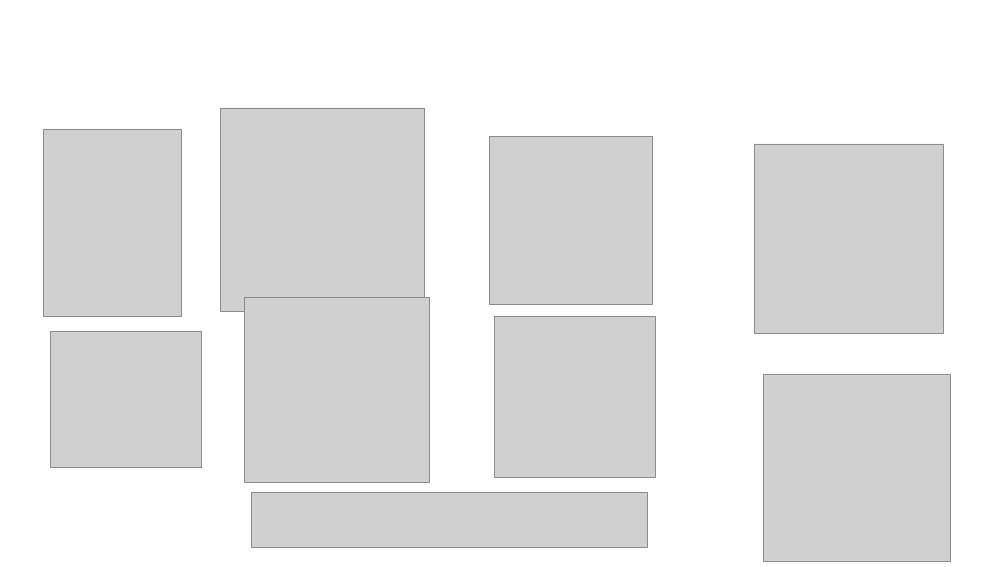
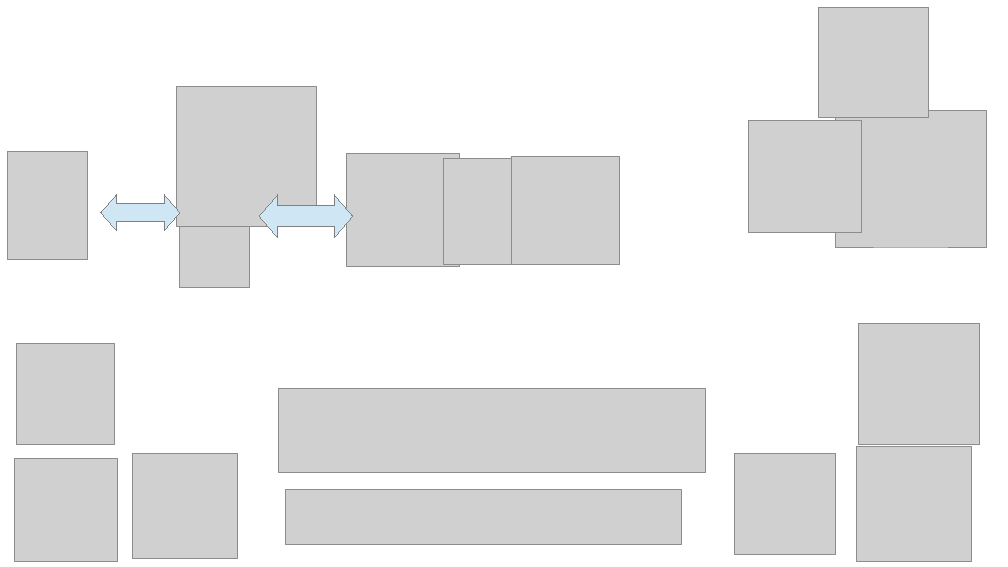
Before and after one commit to bartoszmaleta/matrixQuestStore_backend, a slide deck: slide 2 of presentationQuestStoreDatabase.odp. Drawn at 1008x567 pixels with LibreOffice and Linux fonts; fonts in the diff are those of the drawing; grey boxes stand for pictures; background and template pictures are left out. Boxes give left, top, right and bottom in pixels: in the first picture for what was removed or moved away, otherwise in the second. Text is boxed around its words. In the diff, an @@ line names an element or a change of style, - is before the commit and + after.

```diff
--- a/presentationQuestStoreDatabase.odp
+++ b/presentationQuestStoreDatabase.odp
@@ picture: place and size @@
-picture at bbox=[221, 108, 425, 312]
+picture at bbox=[819, 7, 929, 118]
@@ picture added at bbox=[177, 86, 316, 226] @@
@@ picture: place and size @@
-picture at bbox=[50, 331, 201, 467]
+picture at bbox=[835, 111, 986, 247]
@@ picture: place and size @@
-picture at bbox=[245, 298, 430, 483]
+picture at bbox=[749, 120, 862, 232]
@@ picture: place and size @@
-picture at bbox=[43, 130, 181, 317]
+picture at bbox=[7, 151, 87, 259]
@@ picture added at bbox=[347, 153, 460, 266] @@
@@ picture added at bbox=[444, 158, 519, 264] @@
@@ picture added at bbox=[511, 156, 619, 264] @@
@@ left right arrow added at bbox=[101, 195, 180, 231], fill #CFE7F5, outline #808080 0 pt @@
@@ left right arrow added at bbox=[259, 195, 352, 238], fill #CFE7F5, outline #808080 0 pt @@
@@ picture added at bbox=[180, 216, 251, 288] @@
@@ picture added at bbox=[859, 324, 980, 445] @@
@@ picture: place and size @@
-picture at bbox=[489, 137, 652, 305]
+picture at bbox=[16, 344, 114, 445]
@@ picture added at bbox=[278, 389, 705, 473] @@
@@ picture: place and size @@
-picture at bbox=[764, 374, 951, 562]
+picture at bbox=[857, 446, 972, 562]
@@ picture: place and size @@
-picture at bbox=[495, 316, 656, 477]
+picture at bbox=[15, 459, 118, 563]
@@ picture: place and size @@
-picture at bbox=[755, 144, 944, 333]
+picture at bbox=[133, 454, 237, 558]
@@ picture added at bbox=[735, 454, 835, 554] @@
@@ picture: place and size @@
-picture at bbox=[252, 492, 648, 547]
+picture at bbox=[285, 489, 681, 544]
```
Also in this commit, not shown: 2 slides added, 1 slide removed, 2 other files.
